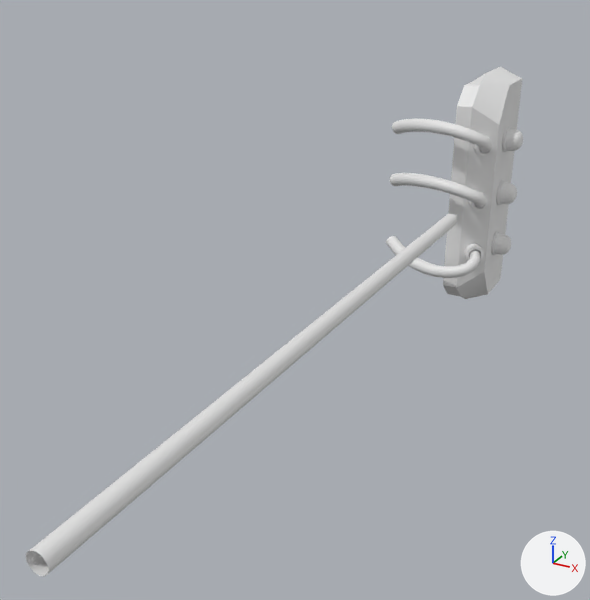
Before and after pictures for a commit that changed the Blender file GlobalGameJam/Assets/Ro_3D/assetsrotura.blend.
Camera for both pictures: a camera (50 mm lens) standing at (2.03, -7.9, 2.16) and looking at (-0.47, -3.34, -0.12). The lights are fixed; the arrows at lower right show +X, +Y and +Z. The same objects are shown in both versions, whatever each file hides.

Names of what the first picture shows: 'B', 'CableMovible', 'Cylinder', 'G', 'NurbsPath', 'R'.
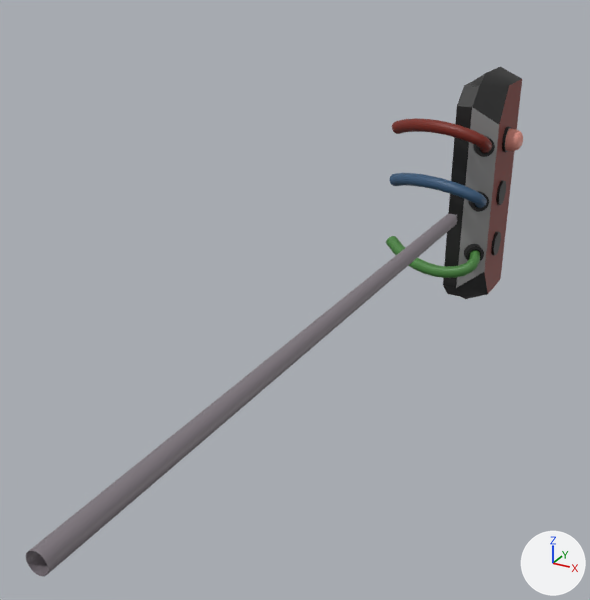
Where the newer file only moved an object's origin or applied its transform, the numbers keep the older frame.

Where the change shows, as pixel boxes [x1, y1, x2, y2] in the pictures (590 x 600 px):
'CableMovible', recoloured (white to grey): [26, 214, 457, 576] in both
'R', recoloured, surface changed (white to red): [392, 118, 492, 153] in both
'B', recoloured (white to blue): [390, 173, 487, 208] in both
'NurbsPath', reshaped: before [491, 126, 523, 255]; after [505, 128, 523, 151]
'G', recoloured, mesh mirrored, moved, rescaled (white to green): [386, 236, 480, 278] in both
part 1 of me_cylinder, added: after [502, 126, 511, 152]
part 2 of me_cylinder, added: after [496, 180, 506, 205]
part 3 of me_cylinder, added: after [491, 232, 501, 255]
part 4 of me_cylinder, recoloured: [443, 67, 522, 299] in both
part 6 of me_nurbspath, deleted: before [494, 233, 511, 255]
part 7 of me_nurbspath, deleted: before [500, 182, 517, 204]
part 8 of me_nurbspath, deleted: before [491, 232, 501, 255]
part 9 of me_nurbspath, deleted: before [502, 126, 511, 152]
part 10 of me_nurbspath, deleted: before [496, 180, 506, 205]
part 11 of me_nurbspath, recoloured (grey to brown): [505, 128, 523, 151] in both

What changed in the scene script:
```text
Change me_cylinder:
    used by ob_cylinder; location = (0.0, 0.0, 0.047); rotation_euler = (1.571, 0.0, 0.0), in degrees (90, 0, 0); scale = (0.084, 0.084, 0.084)
    remove me_cylinder.from_pydata(...)  # 790 vertices, 703 faces; spans x -2.5..1.7, y -13.6..12.4, z 1.5..11.3
    add me_cylinder.from_pydata(...)  # 982 vertices, 805 faces; spans x -2.5..2.0, y -13.6..12.4, z 1.5..11.3
    me_cylinder part 1: a new loose piece, a 32-sided cylinder along x spanning x 1.58..1.98, y 4.17..6.88, z 4.58..7.29, in mat_material (picture img_texture_png)
    me_cylinder part 2: a new loose piece, a 32-sided cylinder along x spanning x 1.58..1.98, y -1.79..0.93, z 4.58..7.29, in mat_material (picture img_texture_png)
    me_cylinder part 3: a new loose piece, a 32-sided cylinder along x spanning x 1.58..1.98, y -7.74..-5.02, z 4.58..7.29, in mat_material (picture img_texture_png)
    me_cylinder part 4: 703 faces spanning x -2.5..1.7, y -13.6..12.4, z 1.5..11.3 switch from no material to mat_material (picture img_texture_png)
Change me_nurbspath:
    used by ob_nurbspath; location = (0.217, -0.495, 0.51); scale = (0.0393, 0.0995, 0.0995)
    remove me_nurbspath.from_pydata(...)  # 855 vertices, 1080 faces; spans x -2.14..2.0, y -1.18..1.11, z -11.19..1.15
    add me_nurbspath.from_pydata(...)  # 221 vertices, 326 faces; spans x -2.0..2.0, y -1.0..1.0, z -1.0..1.0
    me_nurbspath part 6: the loose piece of 221 vertices spanning x -2.0..2.0, y -1.0..1.0, z -11.05..-9.05 is deleted
    me_nurbspath part 7: the loose piece of 221 vertices spanning x -2.0..2.0, y -1.0..1.0, z -6.02..-4.02 is deleted
    me_nurbspath part 8: the loose piece of 64 vertices spanning x -2.14..-1.29, y -1.18..1.11, z -11.19..-8.9 is deleted
    me_nurbspath part 9: the loose piece of 64 vertices spanning x -2.14..-1.29, y -1.18..1.11, z -1.14..1.15 is deleted
    me_nurbspath part 10: the loose piece of 64 vertices spanning x -2.14..-1.29, y -1.18..1.11, z -6.16..-3.87 is deleted
    me_nurbspath part 11: 326 faces spanning x -2.0..2.0, y -1.0..1.0, z -1.0..1.0 switch from no material to mat_material (picture img_texture_png)
Change me_beziercurve:
    where me_beziercurve.from_pydata(...)  # 720 vertices, 668 faces; spans x -1.609..-0.619, y 0.189..0.609, z -0.035..0.231
    add me_beziercurve.materials.append(mat_material)  # picture img_texture_png
Change me_beziercurve_001:
    where me_beziercurve_001.from_pydata(...)  # 720 vertices, 668 faces; spans x -1.609..-0.619, y 0.189..0.609, z -0.035..0.231
    used by ob_g; location = (0.751, -1.302, -0.482); scale = (1.0, 1.0, -1.0)
    me_beziercurve_001 part 5: the whole mesh is mirrored in z about its middle, then moved by (1.266, -1.322, -0.699)
    add me_beziercurve_001.materials.append(mat_material)  # picture img_texture_png
Change me_beziercurve_002:
    where me_beziercurve_002.from_pydata(...)  # 720 vertices, 668 faces; spans x -1.609..-0.619, y 0.189..0.609, z -0.035..0.231
    me_beziercurve_002 part 12: texture (UV) coordinates changed
    add me_beziercurve_002.materials.append(mat_material)  # picture img_texture_png
Change me_nurbspath_003:
    where me_nurbspath_003.from_pydata(...)  # 2929 vertices, 2928 faces; spans x -0.06..0.06, y -4.16..0.75, z -0.06..0.06
    add me_nurbspath_003.materials.append(mat_material)  # picture img_texture_png
Change ob_g:
    ob_g.scale: (1.0, 1.0, -1.0) -> (1.0, 1.0, 1.0)
    ob_g.location: (0.751, -1.302, -0.482) -> (-0.515, 0.02, 0.021)
```
